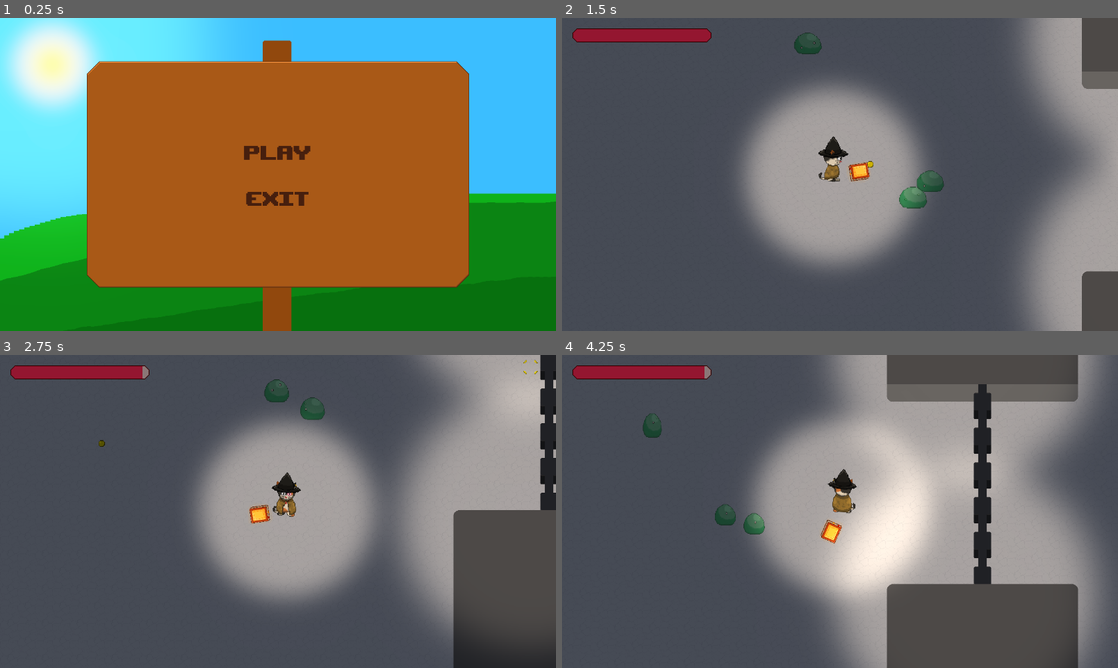
Above: before the commit, frames 1-4 (two rows, left to right).
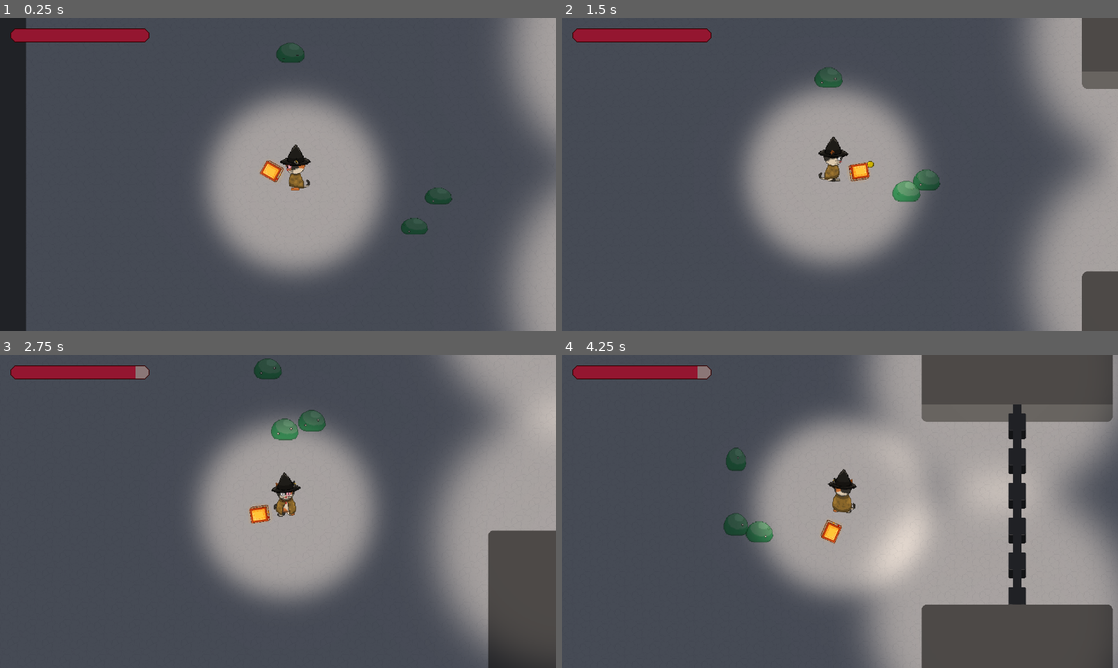
Above: after the commit, the same moments.

Repository: maroisa/paw-print
Game: Godot game, scene res://worlds/world.tscn
The game is run twice, just before and just after one commit, with the same random seed, the same clock (stepped at 60 frames per second) and the same inputs. Before the commit the project starts from res://worlds/main_menu.tscn.
Inputs (mouse positions are in pixels of both pictures, inside the frame that each line leads up to):
- Up to frame 1 (0.25 s): no input
- Up to frame 2 (1.5 s): click (840, 152) at 0.5 s, where only the run before the commit has a clickable "Play"; move the mouse to (962, 158) at 1.27 s; hold D (p_right) from 1.28 s (still down); click (962, 158) at 1.35 s
- Up to frame 3 (2.75 s): move the mouse to (166, 527) at 2.02 s; release D (p_right) at 2.03 s; hold S (p_down) from 2.03 s (still down); click (166, 527) at 2.1 s
- Up to frame 4 (4.25 s): move the mouse to (895, 442) at 2.77 s; release S (p_down) at 2.78 s; hold D (p_right) 2.78-3.53 s; click (895, 442) at 2.85 s; move the mouse to (812, 574) at 3.52 s; hold W (p_up) from 3.53 s (still down); click (812, 574) at 3.6 s

The runs differ from the first frame. In frame 1, 100% of the frame differs, in the area x 0-100%, y 0-100%; in frame 2, 0.9%; in frame 3, 15%; in frame 4, 30%.

Commit message:
add enemy class

Diff:
--- a/characters/skeleton/skeleton.gd
+++ b/characters/skeleton/skeleton.gd
@@ -1,22 +1,12 @@
-extends PawCharacter
+extends PawEnemy
 
-var velocity: Vector2 = Vector2.DOWN
-var nilai: String
-var player: PawCharacter
 var active = true
 var particle = preload("res://assets/particles/skeleton_particles.tscn")
 
 onready var animstate = $AnimationTree.get("parameters/playback")
 
-func init(player: PawCharacter, pos: Vector2, nilai: String):
-	self.global_position = pos
-	self.nilai = nilai
-	self.player = player
-
-	$Timer.connect("timeout", $PawStateMachine/Normal, "refresh")
+func _ready():
 	$AttackArea.connect("body_entered", self, "on_hit")
-
-	return self
 
 func _physics_process(delta):
 	$AttackArea.rotation = velocity.angle()
--- a/characters/skeleton/states/normal.gd
+++ b/characters/skeleton/states/normal.gd
@@ -2,18 +2,11 @@
 
 var distance: Vector2
 var random_distance: Vector2
-var random_rotation: float
-
-onready var rng = RandomNumberGenerator.new()
-
-func refresh():
-	if !owner.player: return
-	random_rotation = rng.randf_range(0, PI * 2)
 
 func update():
 	if !owner.player: return
 	distance = owner.player.global_position - owner.global_position
-	random_distance = ((owner.player.global_position + Vector2.RIGHT.rotated(random_rotation) * 300) - owner.global_position)
+	random_distance = ((owner.player.global_position + Vector2.RIGHT.rotated(owner.circle_rotation) * 300) - owner.global_position)
 
 	if random_distance.length() >= 300: owner.velocity = random_distance.normalized()
 	else: owner.velocity = distance.normalized()
--- a/characters/slime/slime.gd
+++ b/characters/slime/slime.gd
@@ -1,32 +1,12 @@
-extends PawCharacter
+extends PawEnemy
 
 var active = true
-var nilai = ""
-
-var player: PawCharacter
-var velocity: Vector2
-var target_position: float
-
 var particle = preload("res://assets/particles/slime_particles.tscn")
 
-onready var rng = RandomNumberGenerator.new()
 onready var animstate = $AnimationTree.get("parameters/playback")
 
 func _ready():
-	rng.randomize()
-	$Timer.connect("timeout", self, "refresh")
 	$AttackArea.connect("body_entered", self, "on_hit")
-
-func init(player: PawCharacter, pos: Vector2, nilai: String):
-	self.global_position = pos
-	self.nilai = nilai
-	self.player = player
-
-	return self
-
-func refresh():
-	if !player: return
-	target_position = rng.randf_range(0, PI * 2)
 
 func _physics_process(delta):
 	if !player: return
@@ -37,8 +17,8 @@
 		var to_player = (player.global_position - self.global_position)
 
 		if to_player.length() <= 200:
-			velocity = self.global_position.direction_to(player.global_position + Vector2.RIGHT.rotated(target_position) * 60)
-		else: velocity = self.global_position.direction_to(player.global_position + Vector2.RIGHT.rotated(target_position) * 280)
+			velocity = self.global_position.direction_to(player.global_position + Vector2.RIGHT.rotated(circle_rotation) * 60)
+		else: velocity = self.global_position.direction_to(player.global_position + Vector2.RIGHT.rotated(circle_rotation) * 280)
 		animstate.travel("Move")
 		$AnimationTree.set("parameters/Idle/blend_position", velocity)
 		$AnimationTree.set("parameters/Move/blend_position", velocity)
--- /dev/null
+++ b/classes/pawenemy.gd
@@ -0,0 +1,31 @@
+extends PawCharacter
+class_name PawEnemy
+
+var nilai: String
+var velocity: Vector2
+var player: PawCharacter
+var circle_rotation: float
+
+onready var rng = RandomNumberGenerator.new()
+
+func _ready():
+	var timer = Timer.new()
+	timer.autostart = true
+	timer.one_shot = false
+	timer.wait_time = 2
+	add_child(timer)
+
+	rng.randomize()
+
+	timer.connect("timeout", self, "refresh_circle")
+	player = get_tree().root.get_node("World/Player")
+
+func init(spawn_position: Vector2, nilai: String):
+	self.position = spawn_position
+	self.nilai = nilai
+
+	return self
+
+func refresh_circle():
+	if !player: return
+	circle_rotation = rng.randf_range(0, PI * 2)
--- a/project.godot
+++ b/project.godot
@@ -14,6 +14,11 @@
 "language": "GDScript",
 "path": "res://classes/pawcharacter.gd"
 }, {
+"base": "PawCharacter",
+"class": "PawEnemy",
+"language": "GDScript",
+"path": "res://classes/pawenemy.gd"
+}, {
 "base": "Node",
 "class": "PawState",
 "language": "GDScript",
@@ -26,6 +31,7 @@
 } ]
 _global_script_class_icons={
 "PawCharacter": "",
+"PawEnemy": "",
 "PawState": "",
 "PawStateMachine": ""
 }
@@ -33,7 +39,7 @@
 [application]
 
 config/name="Paw's Potion"
-run/main_scene="res://worlds/main_menu.tscn"
+run/main_scene="res://worlds/world.tscn"
 boot_splash/show_image=false
 config/icon="res://icon.png"
 config/windows_native_icon="res://icon.ico"
--- a/worlds/room_enemies_controller.gd
+++ b/worlds/room_enemies_controller.gd
@@ -18,10 +18,8 @@
 			enemy_ins = slime.instance()
 		else: enemy_ins = skeleton.instance()
 		random_vec = Vector2(randi() % 1200 - 600, randi() % 1200 - 600)
-		call_deferred("add_child", enemy_ins.init(
-			get_tree().root.get_node("World/Player"),
-			random_vec,
-			i))
+		call_deferred("add_child", enemy_ins.init(random_vec, i))
+
 
 func refresh():
 	for child in get_children():
Not shown, changed: export_presets.cfg
Not shown, changed: .gitignore
